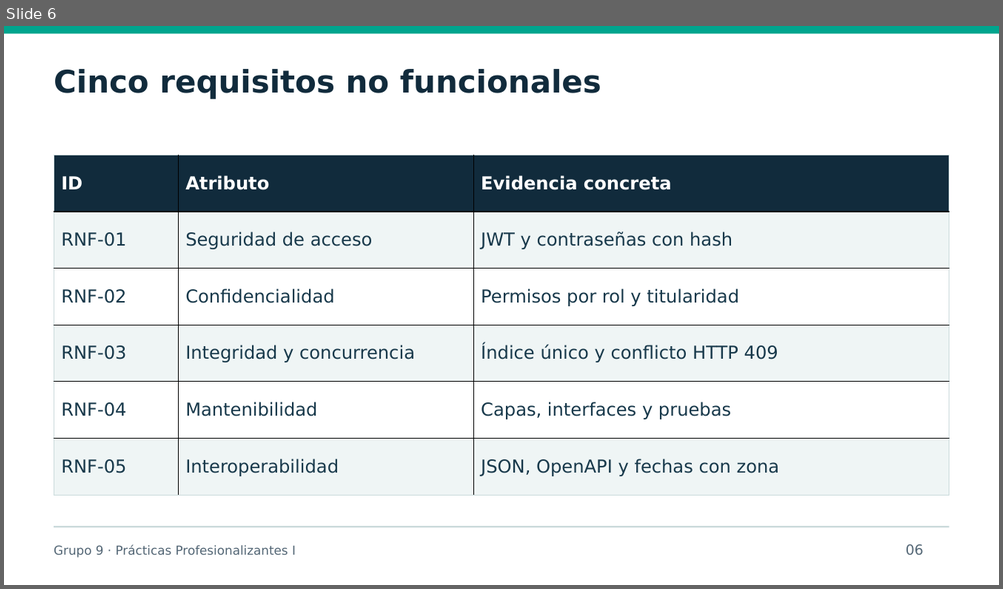
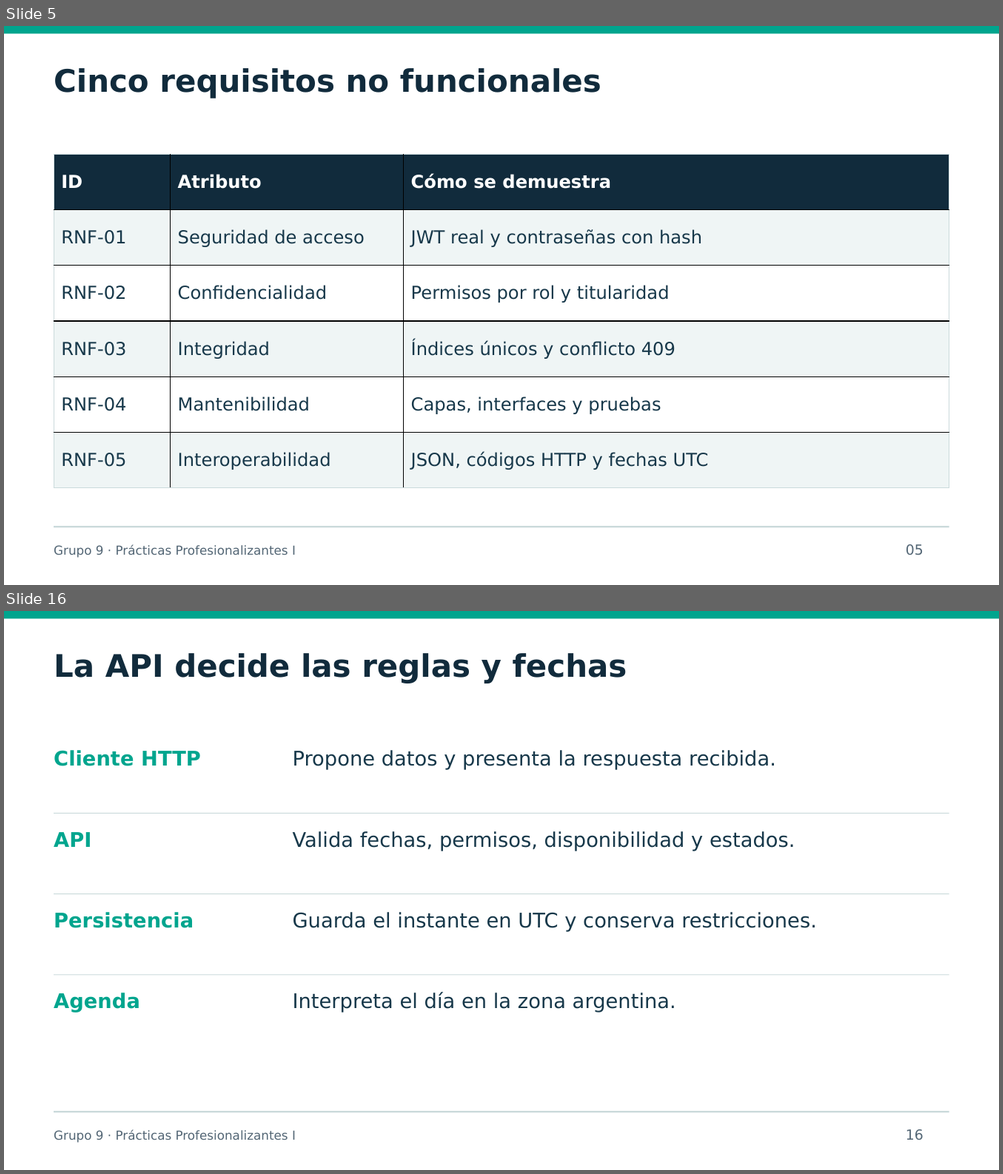
Before and after one commit to PracticasProfesionalizantes-I-2026/Grupo-9-TurnosLavadero, a slide deck: Documentos/Presentacion/TurnosLavadero-Grupo9.pptx. Shown one above the other, each under a label of ours: slide 6 before the commit, slides 5 and 16 after it; the slides between them are not shown. The pictures are 1003x589 and 1003x1174 pixels, drawn with LibreOffice and Linux fonts; fonts in the diff are those of the drawing. Boxes give left, top, right and bottom in pixels: in the first picture for what was removed or moved away, otherwise in the second. Text is boxed around its words. In the diff, an @@ line names an element or a change of style, - is before the commit and + after.

Commit message:
Preparar defensa con Bruno, JWT reales y validaciones; traducir duplicados concurrentes a 409

```diff
--- a/Documentos/Presentacion/TurnosLavadero-Grupo9.pptx
+++ b/Documentos/Presentacion/TurnosLavadero-Grupo9.pptx
@@ slide 16 added at bbox=[4, 611, 999, 1170], background #FFFFFF @@
@@ rectangle added at bbox=[4, 611, 999, 618], fill #00A58E @@
@@ text added at bbox=[54, 653, 627, 684], 30 pt, text #112B3C, bold @@
+La API decide las reglas y fechas
@@ text added at bbox=[54, 750, 201, 766], 19.5 pt, text #00A58E, bold @@
+Cliente HTTP
@@ text added at bbox=[293, 750, 776, 770], 19.5 pt, text #17384A @@
+Propone datos y presenta la respuesta recibida.
@@ text added at bbox=[54, 832, 91, 847], 19.5 pt, text #00A58E, bold @@
+API
@@ rectangle added at bbox=[54, 813, 949, 814], fill #CADADB @@
@@ text added at bbox=[293, 832, 795, 851], 19.5 pt, text #17384A @@
+Valida fechas, permisos, disponibilidad y estados.
@@ rectangle added at bbox=[54, 894, 949, 894], fill #CADADB @@
@@ text added at bbox=[54, 912, 193, 928], 19.5 pt, text #00A58E, bold @@
+Persistencia
@@ text added at bbox=[293, 912, 817, 932], 19.5 pt, text #17384A @@
+Guarda el instante en UTC y conserva restricciones.
@@ rectangle added at bbox=[54, 975, 949, 976], fill #CADADB @@
@@ text added at bbox=[54, 993, 140, 1013], 19.5 pt, text #00A58E, bold @@
+Agenda
@@ text added at bbox=[293, 992, 676, 1013], 19.5 pt, text #17384A @@
+Interpreta el día en la zona argentina.
@@ rectangle added at bbox=[54, 1112, 949, 1113], fill #CADADB @@
@@ text added at bbox=[54, 1130, 296, 1143], 12 pt, text #536675 @@
+Grupo 9 · Prácticas Profesionalizantes I
@@ text added at bbox=[905, 1130, 923, 1140], 13.5 pt, text #536675 @@
+16
@@ what was slide 6 is now slide 5 @@
@@ slide 5 changed as well @@
@@ table at bbox=[54, 154, 948, 488] @@
-row 1, column 3: Evidencia concreta
+row 1, column 3: Cómo se demuestra
-row 2, column 3: JWT y contraseñas con hash
+row 2, column 3: JWT real y contraseñas con hash
-row 4, column 2: Integridad y concurrencia
+row 4, column 2: Integridad
-row 4, column 3: Índice único y conflicto HTTP 409
+row 4, column 3: Índices únicos y conflicto 409
-row 6, column 3: JSON, OpenAPI y fechas con zona
+row 6, column 3: JSON, códigos HTTP y fechas UTC
@@ text at bbox=[905, 545, 923, 556]: text changed @@
-06
+05
```
Also in this commit, not shown: 7 other slides changed, 8 other slides added, 6 slides removed, 44 other files.
